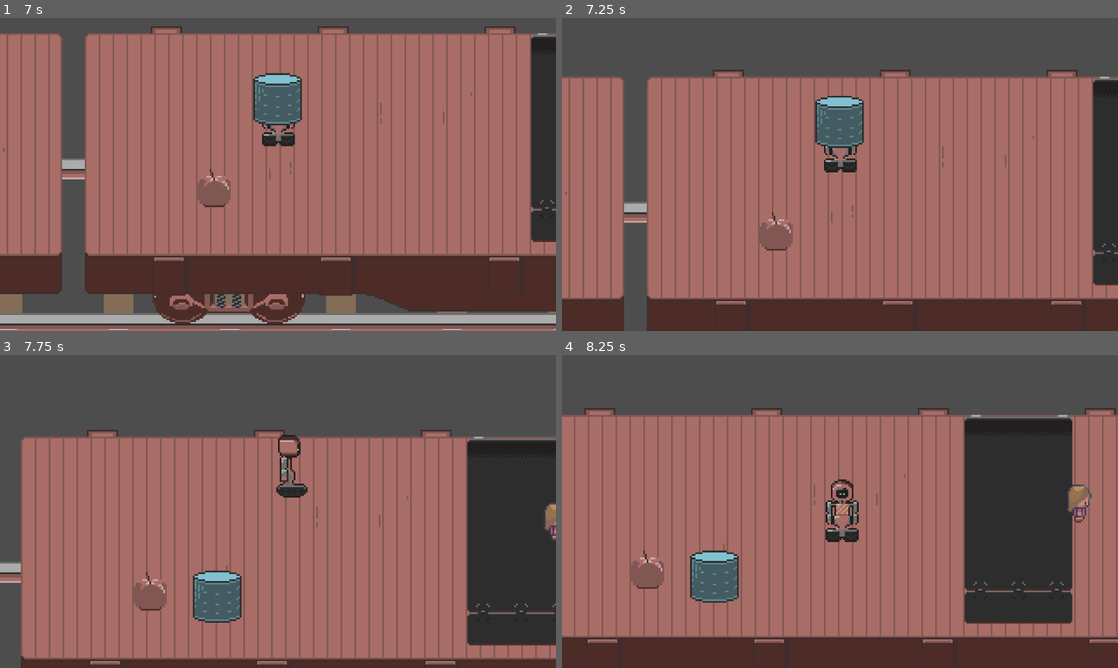
Above: before the commit, frames 1-4 (two rows, left to right).
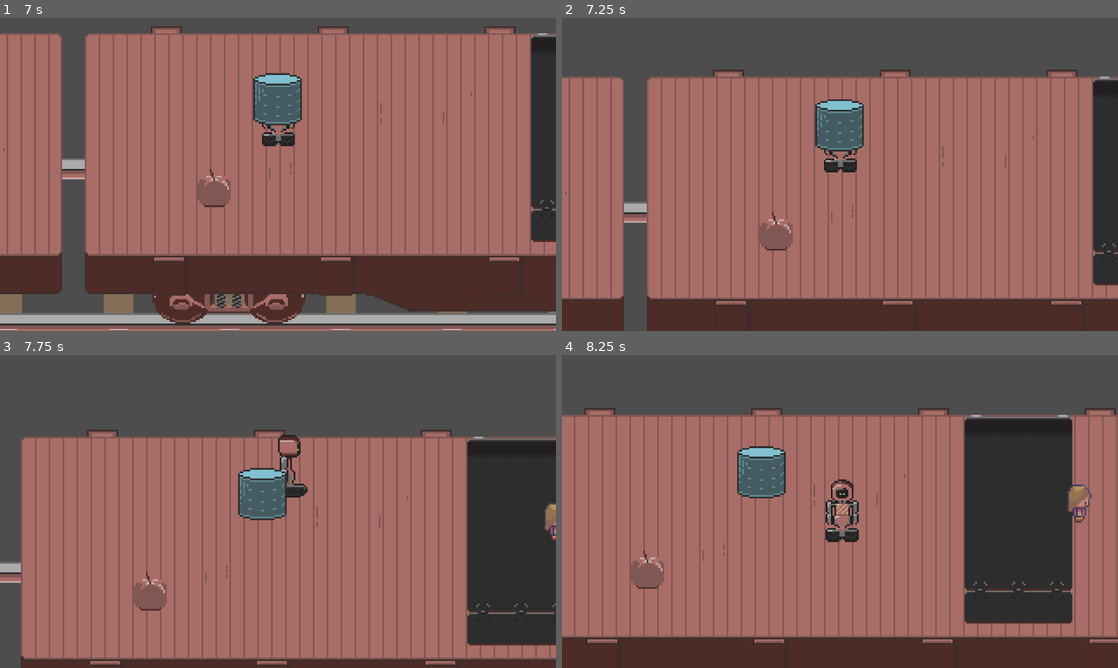
Above: after the commit, the same moments.

Repository: superlou/train-game-3
Game: Godot game, scene res://world.tscn
Two runs of this game, one before a commit and one after it. Both use one fixed random seed, a clock stepped at 60 frames per second and the inputs below. The engine's default icon, where the game draws it, is replaced by a stand-in: a white triangle on a blue panel in a dark square.
Inputs:
- Up to frame 1 (7 s): hold D (move_right) 0.53-1.28 s; tap E (interact) at 0.6, 1.35, 2.3, 3.05, 3.6, 4.35, 5.3, 6.05, 6.6 s; tap Space (jump) at 0.77, 1.52, 3.02, 3.77, 4.52, 6.02, 6.77 s; hold S (move_down) 1.28-2.03 s; hold D (move_right) 2.03-2.78 s; tap T (spawn_station) at 2.1, 5.1 s; hold W (move_up) 2.78-3.53 s; tap Shift (sprint) at 2.85, 5.85 s; hold A (move_left) 3.53-5.03 s; hold S (move_down) 5.03-5.78 s; hold D (move_right) 5.78-6.53 s; hold W (move_up) from 6.53 s (still down)
- Up to frame 2 (7.25 s): keep holding W (move_up)
- Up to frame 3 (7.75 s): release W (move_up) at 7.28 s; hold D (move_right) from 7.28 s (still down); tap E (interact) at 7.35 s; tap Space (jump) at 7.52 s
- Up to frame 4 (8.25 s): release D (move_right) at 8.03 s; hold S (move_down) from 8.03 s (still down); tap T (spawn_station) at 8.1 s

Frame 1 is identical in both runs. In frame 2, 0.6% of the frame differs, in the area x 45-55%, y 24-43%; in frame 3, 2.8%, in the area x 34-52%, y 36-86%; in frame 4, 2.8%.

Commit message:
Added carry component

Diff:
--- /dev/null
+++ b/components/CarryC.gd
@@ -0,0 +1,48 @@
+class_name CarryC
+extends Node
+
+
+@onready var actor = get_parent()
+@export var hold_left_pos: Marker2D
+@export var hold_right_pos: Marker2D
+@export var hold_up_pos: Marker2D
+@export var hold_down_pos: Marker2D
+@export var face_direction_c:FaceDirectionC
+@onready var Facing = face_direction_c.Facing
+
+var held_item = null
+
+
+func _physics_process(_delta):
+	if held_item:
+		held_item.global_position = current_hold_marker().global_position
+
+
+func is_holding():
+	return held_item != null
+
+
+func current_hold_marker():
+	return {
+		Facing.RIGHT: hold_right_pos,
+		Facing.LEFT: hold_left_pos,
+		Facing.UP: hold_up_pos,
+		Facing.DOWN: hold_down_pos,
+	}[face_direction_c.facing]
+
+
+func pick_up(item):
+	held_item = item
+	item.set_collision_layer_value(6, false)
+	item.reparent(actor)
+
+
+func drop():
+	if not is_holding():
+		return
+
+	held_item.reparent(actor.get_parent())
+	held_item.global_position = current_hold_marker().global_position
+	held_item.set_collision_layer_value(6, true)
+	held_item.rotation = 0
+	held_item = null
--- a/player.gd
+++ b/player.gd
@@ -3,7 +3,6 @@
 @export var walk_speed = 100
 @export var sprint_speed = 250
 
-var held_item = null
 @onready var Facing = $FaceDirectionC.Facing
 
 
@@ -47,13 +46,10 @@
 	if Input.is_action_just_pressed("interact"):
 		interact()
 
-	if held_item:
-		held_item.global_position = current_hold_marker().global_position
-
 
 func interact():
-	if held_item:
-		drop_held_item()
+	if $CarryC.is_holding():
+		$CarryC.drop()
 		return
 
 	var interact_area = current_interact_area()
@@ -68,24 +64,7 @@
 
 func interact_with(item):
 	if item.is_in_group("grabbable"):
-		pick_up(item)
-
-
-func pick_up(item):
-	held_item = item
-	item.set_collision_layer_value(6, false)
-	item.reparent(self)
-
-
-func drop_held_item():
-#	held_item.global_position = current_hold_marker().global_position
-	var pos = held_item.global_position
-	remove_child(held_item)
-	get_parent().add_child(held_item)
-	held_item.global_position = pos
-	held_item.set_collision_layer_value(6, true)
-	held_item.rotation = 0
-	held_item = null
+		$CarryC.pick_up(item)
 
 
 func current_interact_area():
@@ -97,15 +76,6 @@
 	}[$FaceDirectionC.facing]
 
 
-func current_hold_marker():
-	return {
-		Facing.RIGHT: %HoldMarkers/HoldRight,
-		Facing.LEFT: %HoldMarkers/HoldLeft,
-		Facing.UP: %HoldMarkers/HoldUp,
-		Facing.DOWN: %HoldMarkers/HoldDown,
-	}[$FaceDirectionC.facing]
-
-
 func enable_low_collisions():
 	set_collision_mask_value(2, true)
 
--- a/player.tscn
+++ b/player.tscn
@@ -1,9 +1,10 @@
-[gd_scene load_steps=13 format=3 uid="uid://vgvmwl5vqf6v"]
+[gd_scene load_steps=14 format=3 uid="uid://vgvmwl5vqf6v"]
 
 [ext_resource type="Texture2D" uid="uid://dmpfra1wx0pfe" path="res://assets/robot.png" id="2_4la08"]
 [ext_resource type="Script" path="res://player.gd" id="2_lvuiu"]
 [ext_resource type="Script" path="res://components/jump_c.gd" id="3_x716i"]
 [ext_resource type="Script" path="res://components/face_direction_c.gd" id="4_iyyax"]
+[ext_resource type="Script" path="res://components/CarryC.gd" id="5_pxh42"]
 
 [sub_resource type="AtlasTexture" id="AtlasTexture_tc4mu"]
 atlas = ExtResource("2_4la08")
@@ -70,7 +71,6 @@
 animation = &"right"
 
 [node name="HoldMarkers" type="Node2D" parent="Sprite"]
-unique_name_in_owner = true
 position = Vector2(0, 9)
 
 [node name="HoldDown" type="Marker2D" parent="Sprite/HoldMarkers"]
@@ -127,3 +127,11 @@
 
 [node name="FaceDirectionC" type="Node" parent="."]
 script = ExtResource("4_iyyax")
+
+[node name="CarryC" type="Node2D" parent="." node_paths=PackedStringArray("hold_left_pos", "hold_right_pos", "hold_up_pos", "hold_down_pos", "face_direction_c")]
+script = ExtResource("5_pxh42")
+hold_left_pos = NodePath("../Sprite/HoldMarkers/HoldLeft")
+hold_right_pos = NodePath("../Sprite/HoldMarkers/HoldRight")
+hold_up_pos = NodePath("../Sprite/HoldMarkers/HoldUp")
+hold_down_pos = NodePath("../Sprite/HoldMarkers/HoldDown")
+face_direction_c = NodePath("../FaceDirectionC")
